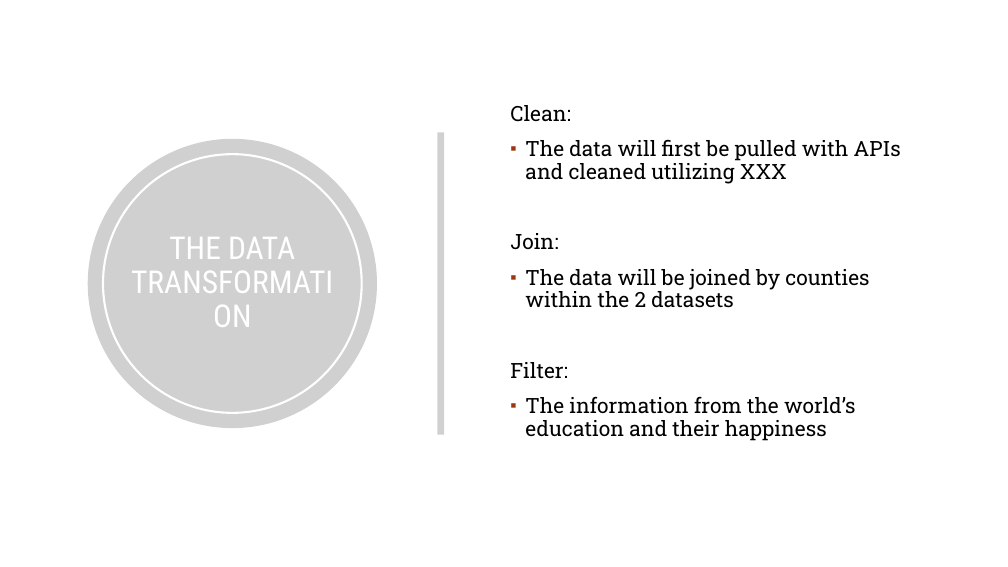
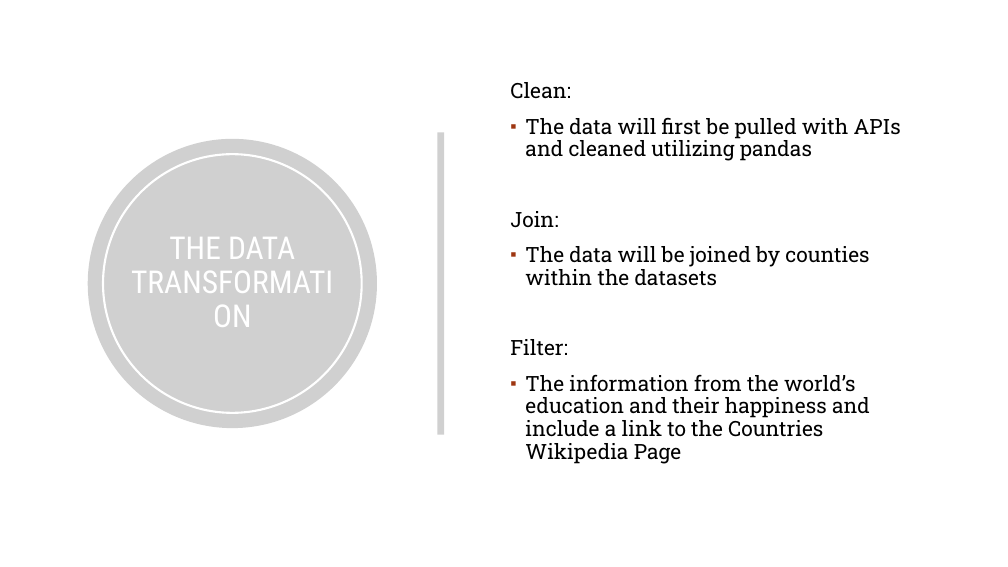
Before and after one commit to stovsak/ETL-Happiness-and-Education, a slide deck: slide 3 of ETL Presentation.pptx. Drawn at 1008x567 pixels with LibreOffice and Linux fonts; fonts in the diff are those of the drawing; grey boxes stand for pictures; background and template pictures are left out. Boxes give left, top, right and bottom in pixels: in the first picture for what was removed or moved away, otherwise in the second. Text is boxed around its words. In the diff, an @@ line names an element or a change of style, - is before the commit and + after.

Commit message:
Updates

```diff
--- a/ETL Presentation.pptx
+++ b/ETL Presentation.pptx
@@ text at bbox=[525, 117, 901, 161]: text changed @@
-▪ The data will first be pulled with APIs and cleaned utilizing XXX
+▪ The data will first be pulled with APIs and cleaned utilizing pandas
@@ text at bbox=[525, 246, 869, 286]: text changed @@
-▪ The data will be joined by counties within the 2 datasets
+▪ The data will be joined by counties within the datasets
@@ text at bbox=[525, 374, 870, 464]: text changed @@
-▪ The information from the world’s education and their happiness
+▪ The information from the world’s education and their happiness and include a link to the Countries Wikipedia Page
```
Also in this commit, not shown: 4 other slides changed, 1 slide added.
